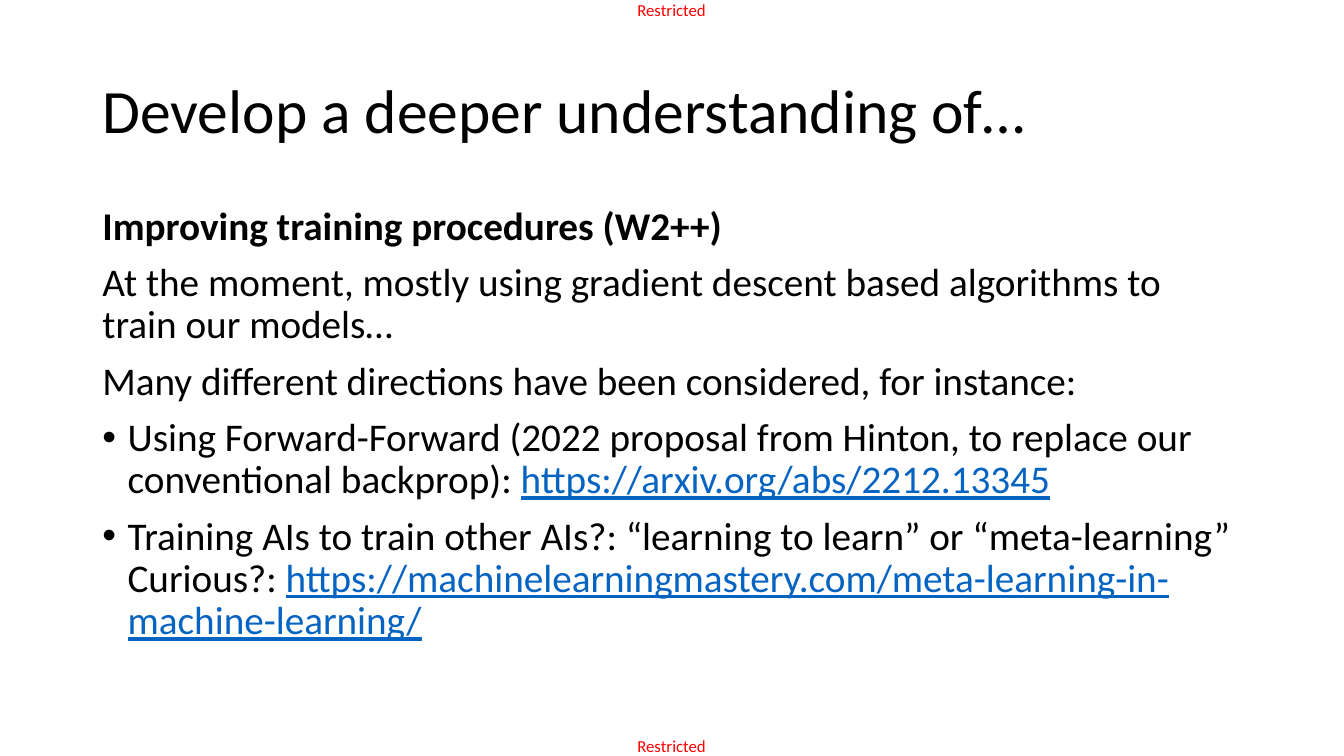
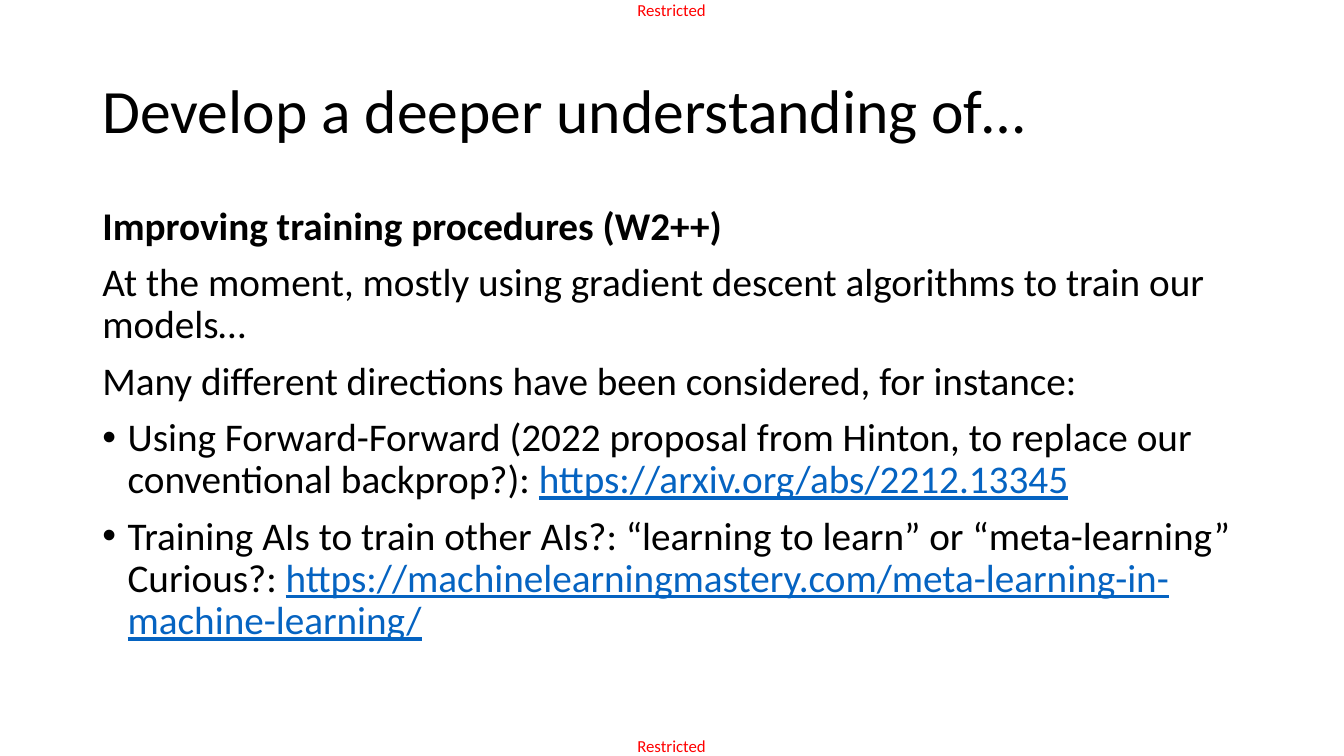
Before and after one commit to matthieudemari/SUTD_DL_50_039, a slide deck: slide 4 of W12/3. W12S3 final/W12S3.pptx. Drawn at 1344x756 pixels with LibreOffice and Linux fonts; fonts in the diff are those of the drawing. Boxes give left, top, right and bottom in pixels: in the first picture for what was removed or moved away, otherwise in the second. Text is boxed around its words. In the diff, an @@ line names an element or a change of style, - is before the commit and + after.

```diff
--- a/W12/3. W12S3 final/W12S3.pptx
+++ b/W12/3. W12S3 final/W12S3.pptx
@@ text at [102,268,1204,339]: text changed @@
-At the moment, mostly using gradient descent based algorithms to train our models…
+At the moment, mostly using gradient descent algorithms to train our models…
@@ text at [128,422,1192,500]: text changed @@
-• Using Forward-Forward (2022 proposal from Hinton, to replace our conventional backprop): https://arxiv.org/abs/2212.13345
+• Using Forward-Forward (2022 proposal from Hinton, to replace our conventional backprop?): https://arxiv.org/abs/2212.13345
```
Also in this commit, not shown: 12 other slides changed, 3 slides added, 6 other files.
